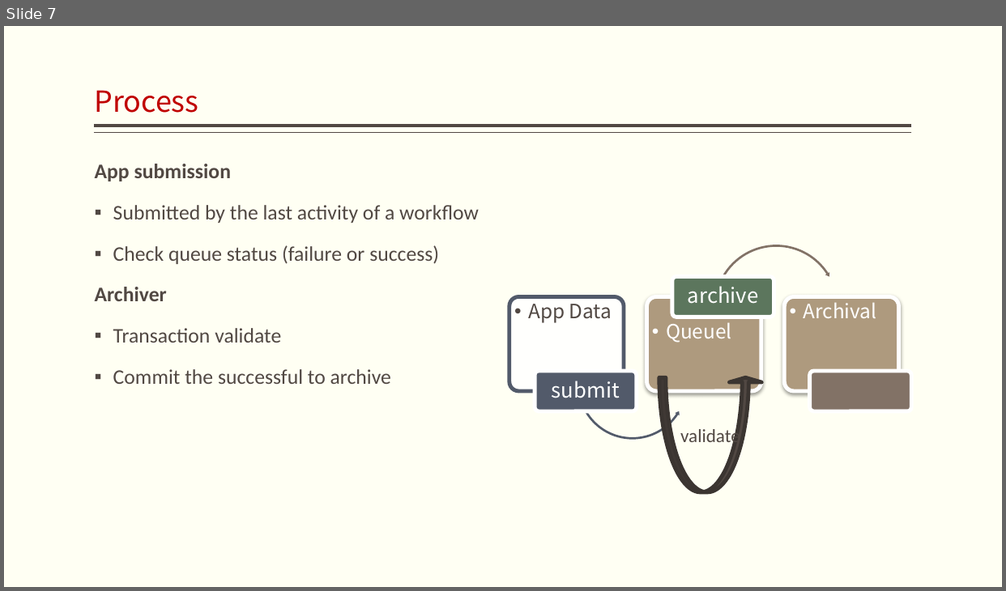
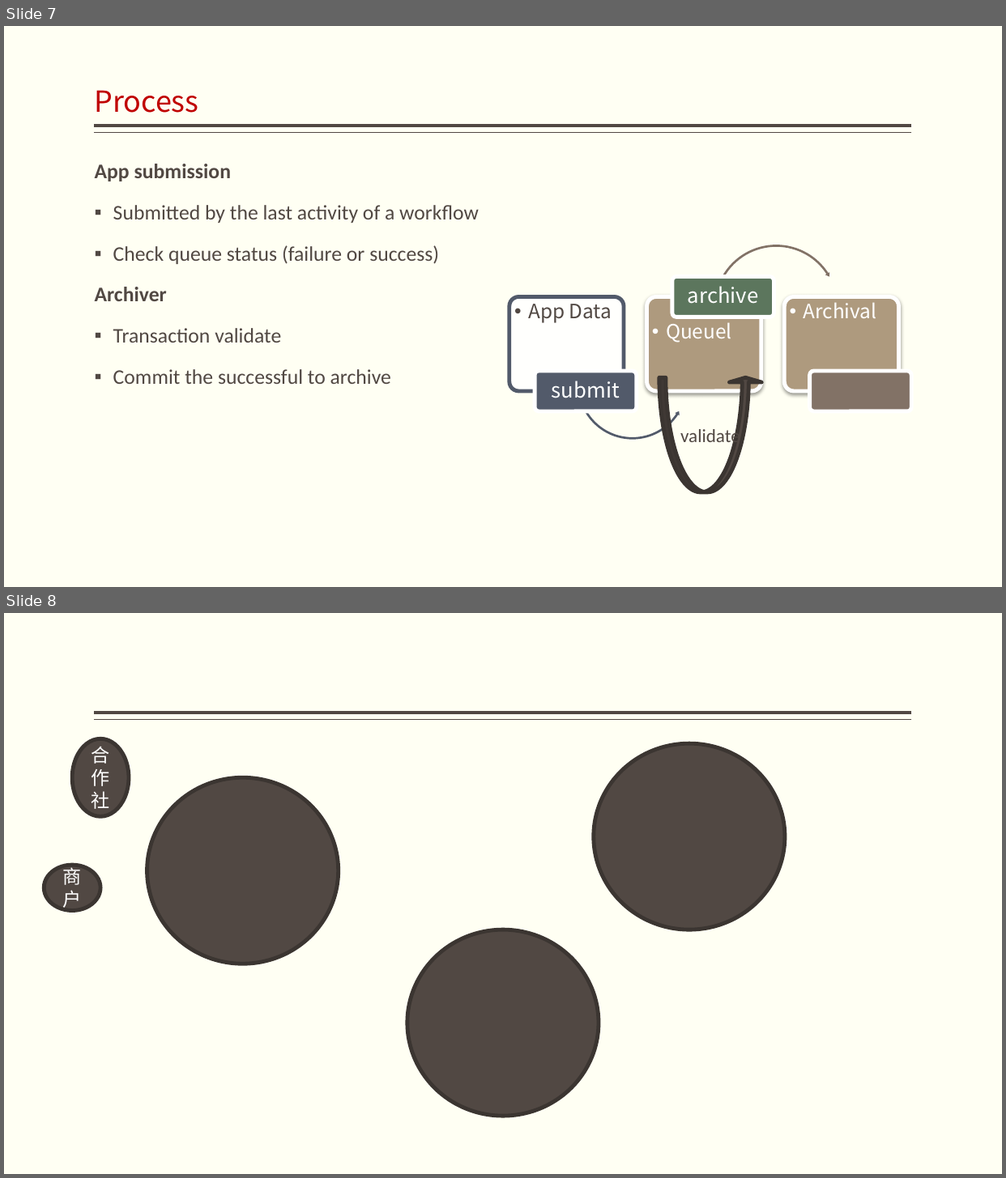
Before and after one commit to jzgi/chainfx, a slide deck: Docs/design.pptx. Shown one above the other, each under a label of ours: slide 7 before the commit, slides 7 and 8 after it. The pictures are 1006x591 and 1006x1178 pixels, drawn with LibreOffice and Linux fonts; fonts in the diff are those of the drawing. Boxes give left, top, right and bottom in pixels: in the first picture for what was removed or moved away, otherwise in the second. Text is boxed around its words. In the diff, an @@ line names an element or a change of style, - is before the commit and + after.

```diff
--- a/Docs/design.pptx
+++ b/Docs/design.pptx
@@ slide 8 added at [4, 613, 1002, 1174], background #FFFFF3; not listed: 2 template elements that a slide beside it also shows @@
@@ ellipse added at [72, 739, 129, 816], fill #514843, outline #3C3532 3.78 pt, 18 pt, text #FFFFFF @@
+合作社
@@ ellipse added at [594, 743, 786, 930], fill #514843, outline #3C3532 3.78 pt @@
@@ ellipse added at [147, 777, 339, 964], fill #514843, outline #3C3532 3.78 pt @@
@@ ellipse added at [44, 865, 100, 911], fill #514843, outline #3C3532 3.78 pt, 18 pt, text #FFFFFF @@
+商户
@@ ellipse added at [407, 930, 599, 1116], fill #514843, outline #3C3532 3.78 pt @@
```
Also in this commit, not shown: 15 other files.
